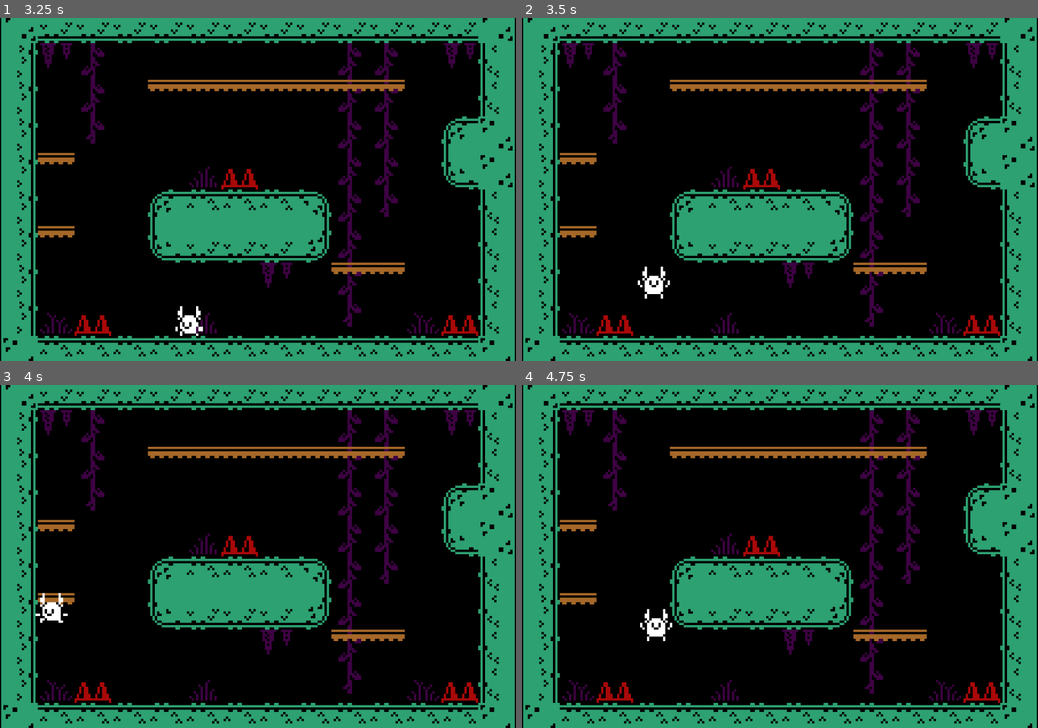
Above: before the commit, frames 1-4 (two rows, left to right).
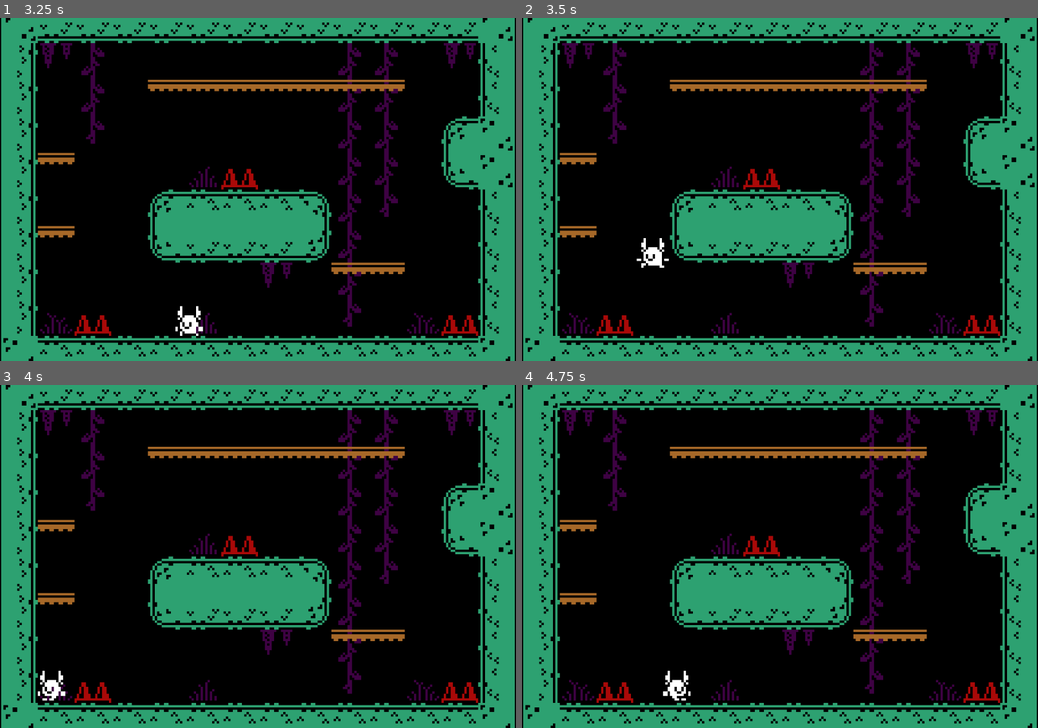
Above: after the commit, the same moments.

Repository: dvarrui/taller-godot
Game: Godot game, scene res://levels/level1/level1.tscn
The game is run twice, just before and just after one commit, with the same random seed, the same clock (stepped at 60 frames per second) and the same inputs.
Inputs:
- Up to frame 1 (3.25 s): tap Enter at 0.5 s; hold Right (player_right) 0.53-2.03 s; tap Space (player_jump) at 0.6, 0.77, 1.07, 1.35, 1.52, 1.82, 2.1, 2.85, 3.02 s; hold Left (player_left) from 2.03 s (still down)
- Up to frame 2 (3.5 s): keep holding Left (player_left); tap Space (player_jump) at 3.32 s
- Up to frame 3 (4 s): keep holding Left (player_left); tap Space (player_jump) at 3.6, 3.77 s
- Up to frame 4 (4.75 s): tap Space (player_jump) at 4.07, 4.35, 4.52 s; release Left (player_left) at 4.28 s; hold Right (player_right) from 4.28 s (still down)

Frame 1 is identical in both runs. In frame 2, 0.5% of the frame differs, in the area x 22-29%, y 64-82%; in frame 3, 0.5%; in frame 4, 0.5%, in the area x 22-33%, y 65-93%.

Commit message:
feat: add player sounds

Diff:
--- a/t02.platform/actor/player/player.gd
+++ b/t02.platform/actor/player/player.gd
@@ -13,6 +13,8 @@
 	# Handle jump.
 	if Input.is_action_just_pressed("player_jump") and is_on_floor():
 		velocity.y = JUMP_VELOCITY
+		$sound/jump.pitch_scale = randf_range(0.8, 1.2)
+		$sound/jump.play()
 
 	# Get the input direction and handle the movement/deceleration.
 	# As good practice, you should replace UI actions with custom gameplay actions.
--- a/t02.platform/actor/player/player.tscn
+++ b/t02.platform/actor/player/player.tscn
@@ -2,6 +2,7 @@
 
 [ext_resource type="Script" uid="uid://ckhsqpyxxyqqw" path="res://actor/player/player.gd" id="1_7gqxp"]
 [ext_resource type="Texture2D" uid="uid://cjno3ltp57yql" path="res://assets/monochrome_tilemap_transparent_packed.png" id="1_wy78e"]
+[ext_resource type="AudioStream" uid="uid://ckmfst1ygfyr2" path="res://assets/sounds/jump-a.ogg" id="3_778ba"]
 
 [sub_resource type="RectangleShape2D" id="RectangleShape2D_7gqxp"]
 size = Vector2(12, 13)
@@ -121,3 +122,8 @@
 animation = &"run"
 autoplay = "idle"
 frame_progress = 0.047751937
+
+[node name="sound" type="Node2D" parent="." unique_id=1812464041]
+
+[node name="jump" type="AudioStreamPlayer2D" parent="sound" unique_id=950552485]
+stream = ExtResource("3_778ba")
--- a/t02.platform/levels/tiles/tileset-cave.tres
+++ b/t02.platform/levels/tiles/tileset-cave.tres
@@ -100,13 +100,13 @@
 6:4/0 = 0
 7:4/0 = 0
 7:4/0/modulate = Color(0.1764706, 0.6313726, 0.44313726, 1)
-7:4/0/physics_layer_0/polygon_0/points = PackedVector2Array(-8, -4, -8, 8, 8, 8, 8, -8, -4, -8)
+7:4/0/physics_layer_0/polygon_0/points = PackedVector2Array(-8, 0, -8, 8, 8, 8, 8, -8, 0, -8)
 8:4/0 = 0
 8:4/0/modulate = Color(0.1781694, 0.6315706, 0.44203305, 1)
 8:4/0/physics_layer_0/polygon_0/points = PackedVector2Array(-8, -8, -8, 8, 8, 8, 8, -8)
 9:4/0 = 0
 9:4/0/modulate = Color(0.1764706, 0.6313726, 0.44313726, 1)
-9:4/0/physics_layer_0/polygon_0/points = PackedVector2Array(-8, -8, -8, 8, 8, 8, 8, -4, 4, -8)
+9:4/0/physics_layer_0/polygon_0/points = PackedVector2Array(-8, -8, -8, 8, 8, 8, 8, 0, 0, -8)
 10:4/0 = 0
 11:4/0 = 0
 12:4/0 = 0
@@ -161,13 +161,13 @@
 6:6/0 = 0
 7:6/0 = 0
 7:6/0/modulate = Color(0.1764706, 0.6313726, 0.44313726, 1)
-7:6/0/physics_layer_0/polygon_0/points = PackedVector2Array(-8, -8, -8, 4, -4, 8, 8, 8, 8, -8)
+7:6/0/physics_layer_0/polygon_0/points = PackedVector2Array(-8, -8, -8, 0, 0, 8, 8, 8, 8, -8)
 8:6/0 = 0
 8:6/0/modulate = Color(0.1764706, 0.6313726, 0.44313726, 1)
 8:6/0/physics_layer_0/polygon_0/points = PackedVector2Array(-8, -8, -8, 8, 8, 8, 8, -8)
 9:6/0 = 0
 9:6/0/modulate = Color(0.1764706, 0.6313726, 0.44313726, 1)
-9:6/0/physics_layer_0/polygon_0/points = PackedVector2Array(-8, -8, -8, 8, 4, 8, 8, 4, 8, -8)
+9:6/0/physics_layer_0/polygon_0/points = PackedVector2Array(-8, -8, -8, 8, 0, 8, 8, 0, 8, -8)
 10:6/0 = 0
 12:6/0 = 0
 13:6/0 = 0
Not shown, added: t02.platform/assets/sounds/coin-d.ogg.import
Not shown, added: t02.platform/assets/sounds/hurt-d.ogg.import
Not shown, added: t02.platform/assets/sounds/jump-a.ogg.import
Not shown, added: t02.platform/assets/sounds/lose-a.ogg.import
Not shown, added: t02.platform/assets/sounds/coin-d.ogg
Not shown, added: t02.platform/assets/sounds/hurt-d.ogg
Not shown, added: t02.platform/assets/sounds/jump-a.ogg
Not shown, added: t02.platform/assets/sounds/lose-a.ogg
